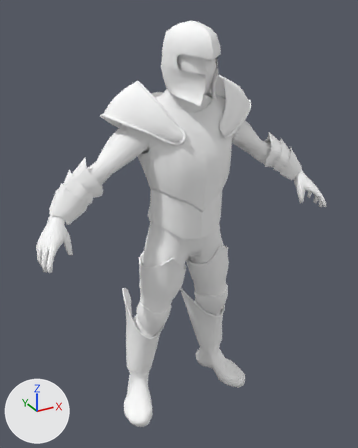
The FBX model Assets/Assets/Obstacles/Enemy/Soldier.FBX: old version first, new version second.
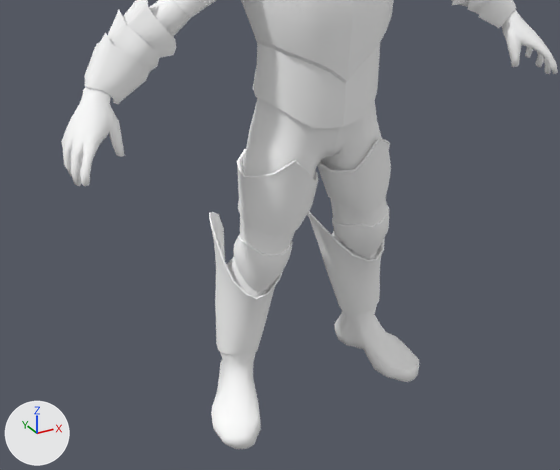
There are two pictures of each version: one whole from a 50 mm lens placed at (-1.195, -2.109, 2.186), pointed at (-0.142, -0.195, 1.229), one close up on the part from 0% to 92% of the width and 37% to 98% of the height. Lighting does not change. The marker at lower left points along +X, +Y and +Z. Where no turn or scale is listed for an object, it has been applied to the vertices.
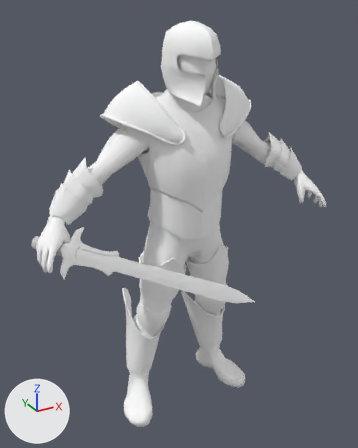
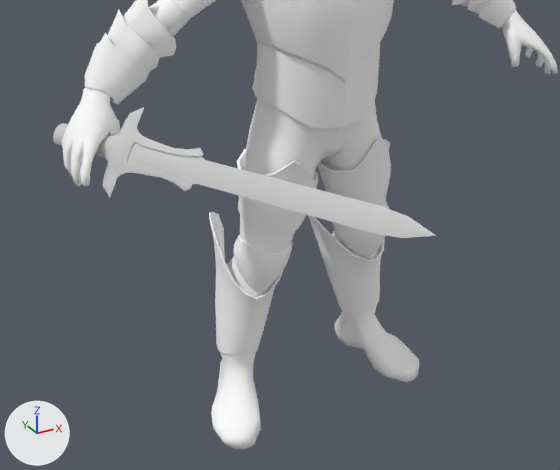
Pixel boxes [x1, y1, x2, y2] of what changed, in the close-ups (560 x 470 px):
```json
{"object": "Plane002", "change": "added", "after": [53, 107, 436, 238]}
```

Scene script edits in JSON lines:
```json
{"op": "add", "block": "mat_01___default", "code": ["mat_01___default = principled_material('01 - Default')", "mat_01___default.base_color = (0.588, 0.588, 0.588)  # light grey #cacaca", "mat_01___default.roughness = 0.859"]}
{"op": "add", "block": "me_mesh_001", "code": ["me_mesh_001 = bpy.data.meshes.new('Mesh.001')", "me_mesh_001.from_pydata(...)  # 616 vertices, 488 faces; spans x -0.268..0.261, y -0.386..0.598, z -0.055..0.132", "me_mesh_001.materials.append(mat_01___default)  # its picture is missing"]}
{"op": "add", "block": "ob_plane002", "code": ["ob_plane002 = bpy.data.objects.new('Plane002', me_mesh_001)", "ob_plane002.location = (-0.538, -0.592, 1.179)"]}
```
